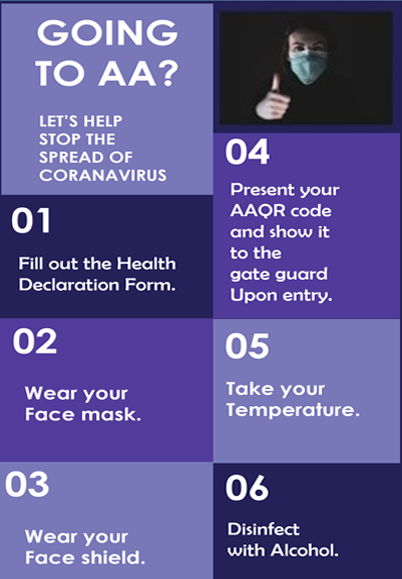
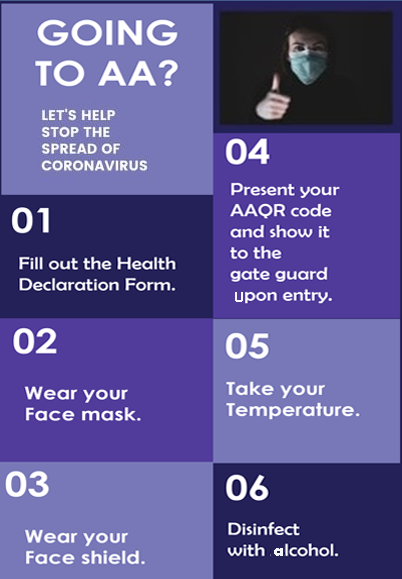
Revision of a layered 402 × 579 image; what changed, layer by layer:
added layer "a" above "U" over box(274, 548, 283, 556)
added layer "U" above "Layer 3" over box(235, 292, 243, 302)
renamed "Layer 1" to "Layer 3", moved it above "Layer 2", painted on it over box(37, 101, 284, 558)
painted on "Layer 2" over box(37, 113, 284, 558)
